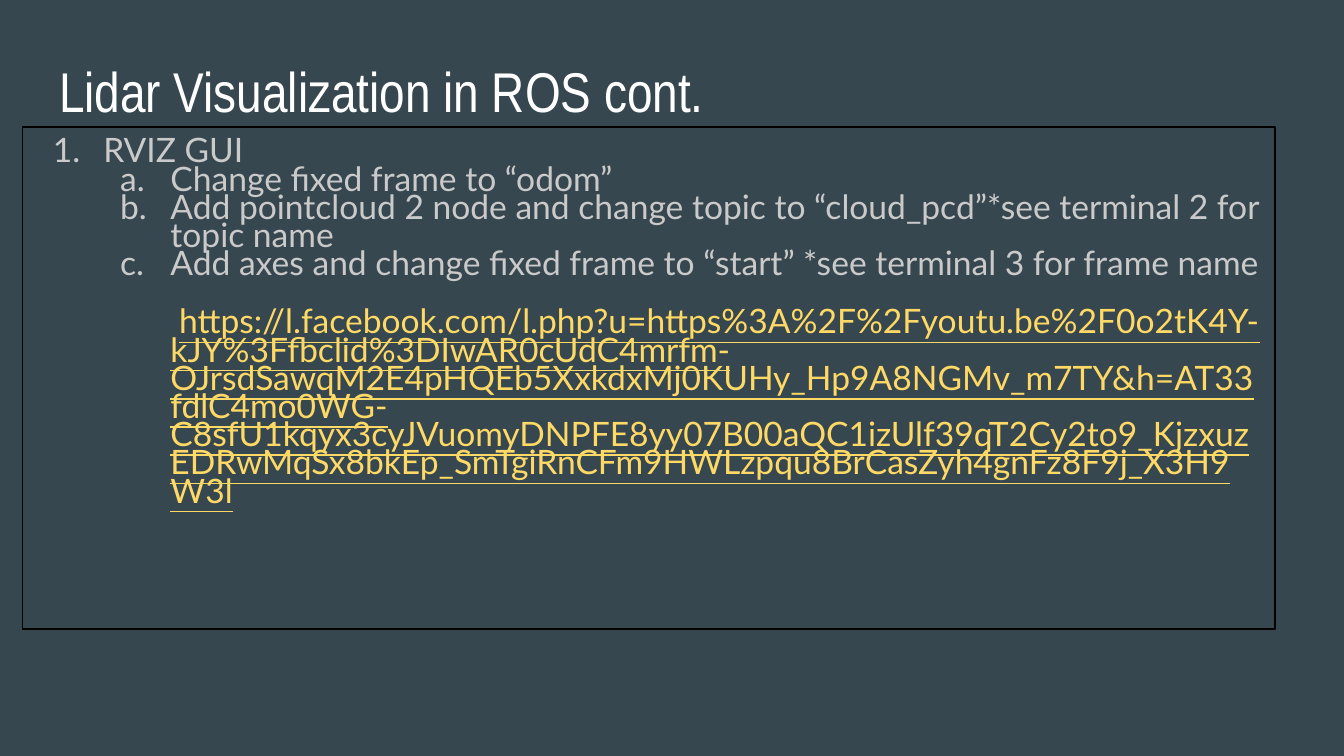
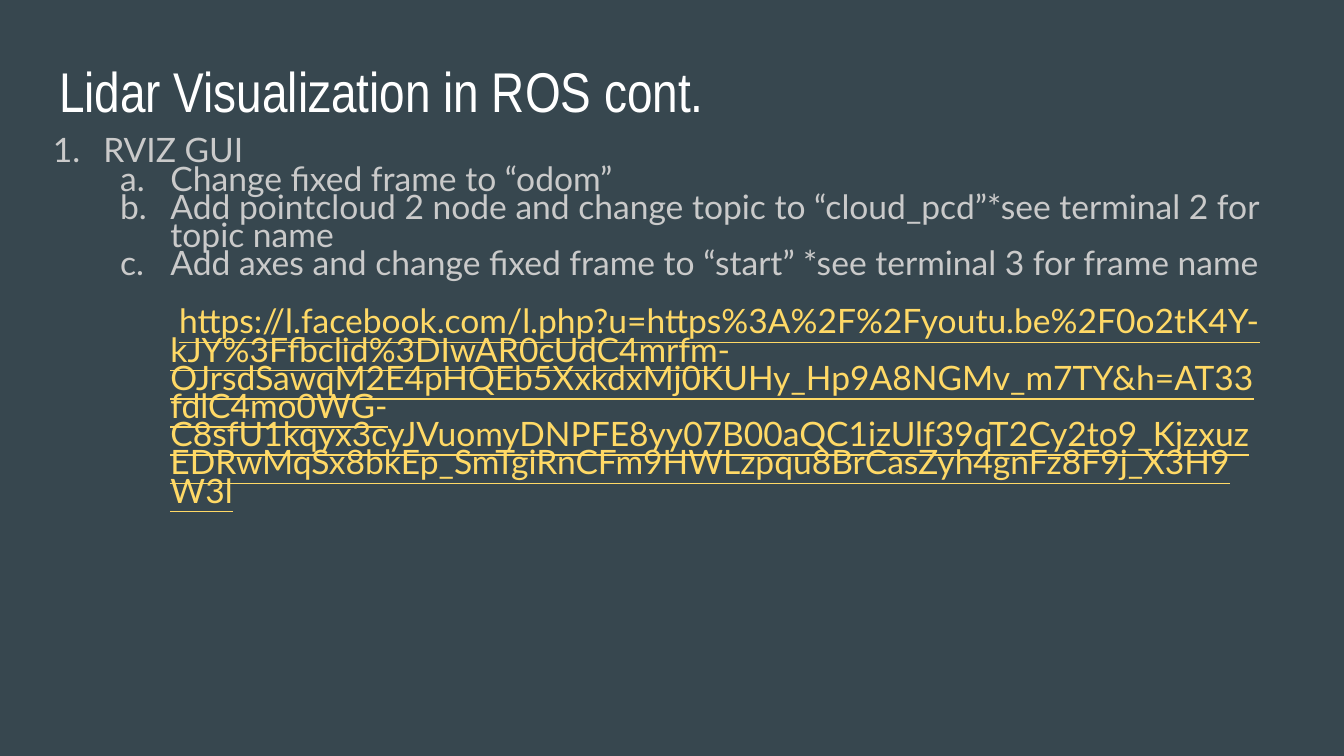
Before and after one commit to KritiHedau/Master_Project, a slide deck: slide 9 of Presentation/CMPE295B Update.pptx (slide 6 before the commit). Drawn at 1344x756 pixels with LibreOffice and Linux fonts; fonts in the diff are those of the drawing. Boxes give left, top, right and bottom in pixels: in the first picture for what was removed or moved away, otherwise in the second. Text is boxed around its words. In the diff, an @@ line names an element or a change of style, - is before the commit and + after.

```diff
--- a/Presentation/CMPE295B Update.pptx
+++ b/Presentation/CMPE295B Update.pptx
@@ text "RVIZ GUI": place and size @@
-text "RVIZ GUI" at (23,126,1275,629)
+text "RVIZ GUI" at (103,137,1260,481)
@@ text "RVIZ GUI" at (103,137,1260,481): outline #000000 0.75 pt to none @@
```
Also in this commit, not shown: 3 other slides changed, 4 slides added, 2 slides removed.
